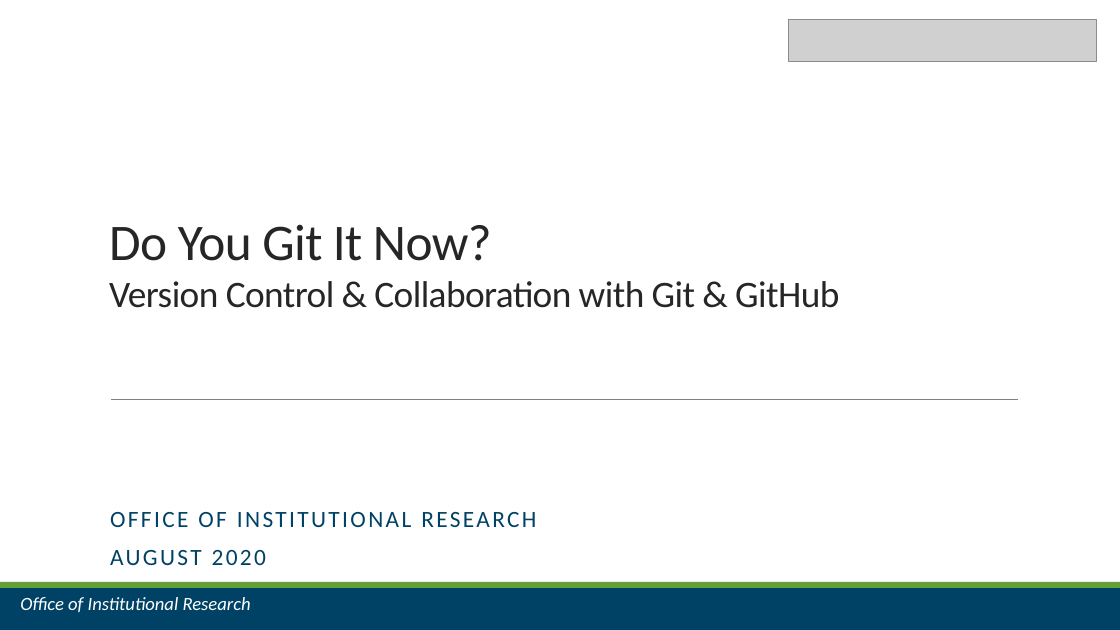
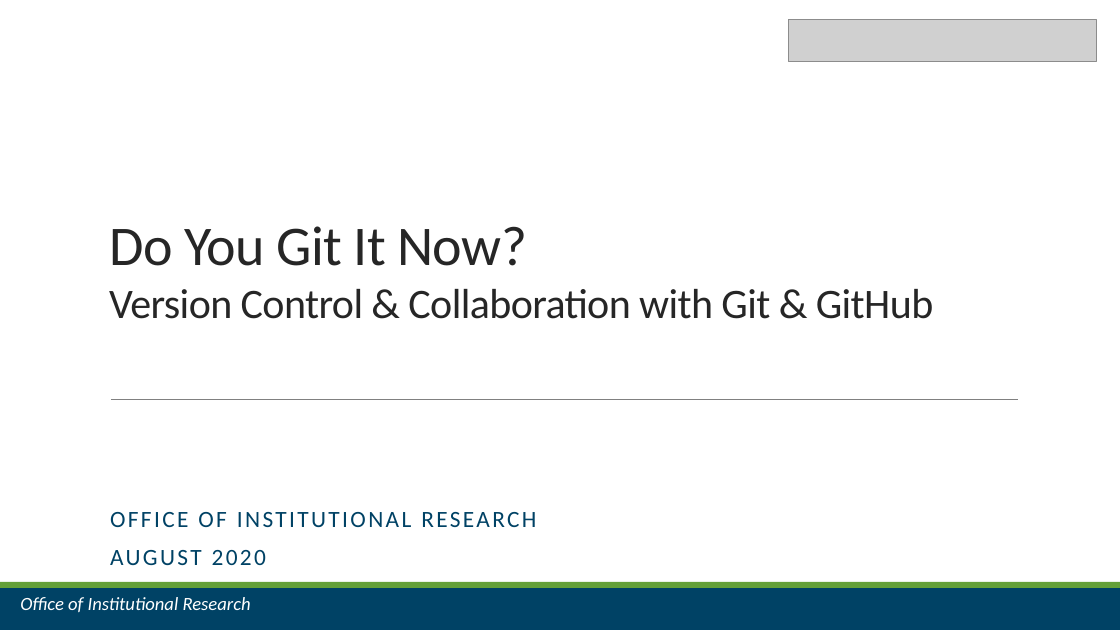
Before and after one commit to jrf1111/Do-You-Git-It-Now, a slide deck: slide 2 of Do You Git It Now.pptx. Drawn at 1120x630 pixels with LibreOffice and Linux fonts; fonts in the diff are those of the drawing; grey boxes stand for pictures. Boxes give left, top, right and bottom in pixels: in the first picture for what was removed or moved away, otherwise in the second. Text is boxed around its words. In the diff, an @@ line names an element or a change of style, - is before the commit and + after.

```diff
--- a/Do You Git It Now.pptx
+++ b/Do You Git It Now.pptx
@@ title "Do You Git It Now? ..." at (x1=109, y1=226, x2=934, y2=319): size 44 to 48 pt in "Do You Git It Now?"; size 32 to 36 pt in "Version Control & Collaboration with Git & ..." @@
```
Also in this commit, not shown: 8 slides added.
